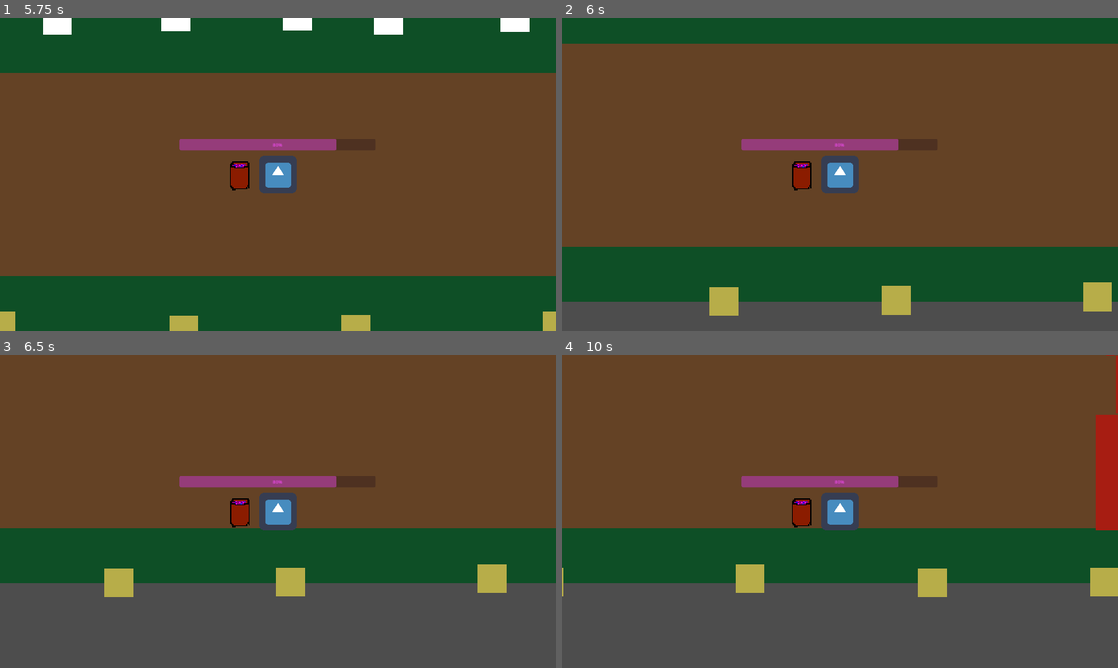
Above: before the commit, frames 1-4 (two rows, left to right).
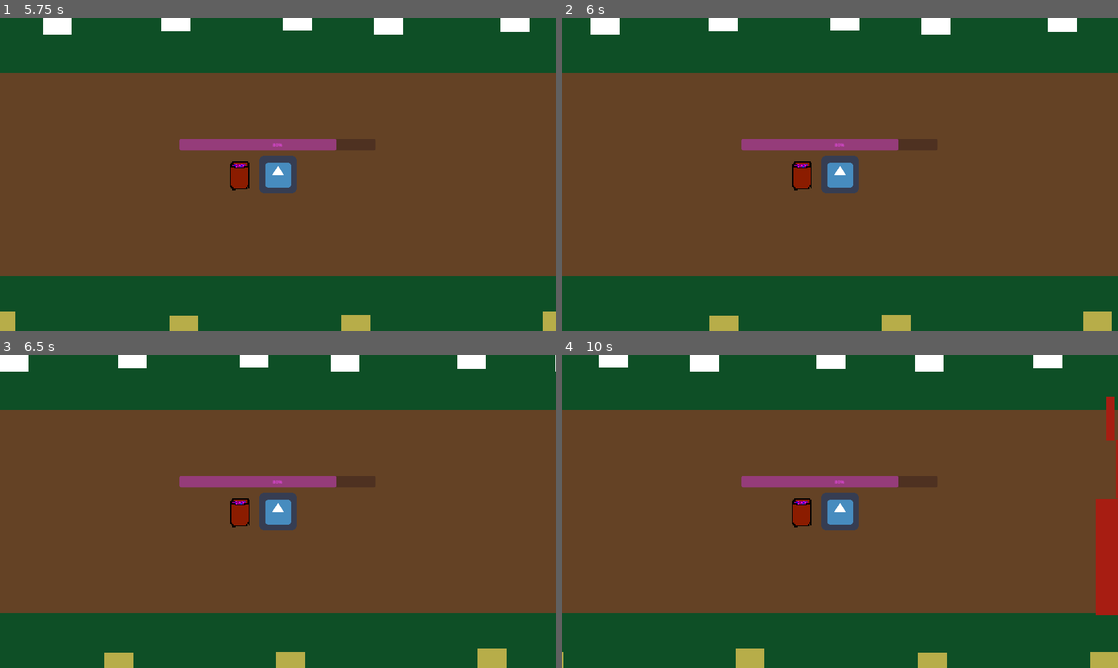
Above: after the commit, the same moments.

Repository: hsandt/ld53
Game: Godot game, scene res://scenes/main_menu_scene.tscn
The game is run twice, just before and just after one commit, with the same random seed, the same clock (stepped at 60 frames per second) and the same inputs. The engine's default icon, where the game draws it, is replaced by a stand-in: a white triangle on a blue panel in a dark square.
Inputs (mouse positions are in pixels of both pictures, inside the frame that each line leads up to):
- Up to frame 1 (5.75 s): click "Start" at 0.5 s; tap Enter (ui_accept) at 1.25, 1.52, 4.52 s; move the mouse to (400, 158) at 1.27 s; hold Right (ui_right) 1.28-2 s; click (400, 158) at 1.42 s; drag from (166, 190) to (255, 221) at 2.02 s; move the mouse to (333, 105) at 2.77 s; hold Right (ui_right) 2.78-3.5 s; drag from (250, 237) to (150, 80) at 3.52 s; move the mouse to (444, 221) at 4.27 s; hold Left (ui_left) 4.28-5 s; drag from (111, 127) to (72, 277) at 5.02 s
- Up to frame 2 (6 s): move the mouse to (867, 174) at 5.77 s; hold S (down) from 5.78 s (still down); click (867, 174) at 5.92 s
- Up to frame 3 (6.5 s): keep holding S (down)
- Up to frame 4 (10 s): release S (down) at 6.5 s; drag from (756, 433) to (728, 527) at 6.52 s; move the mouse to (962, 495) at 7.27 s; hold W (up) 7.28-8 s; tap Enter (ui_accept) at 7.52 s; drag from (728, 527) to (812, 574) at 8.02 s; move the mouse to (895, 442) at 8.77 s; hold S (down) 8.78-9.5 s; drag from (812, 574) to (673, 464) at 9.52 s

Frame 1 is identical in both runs. In frame 2, 30% of the frame differs, in the area x 0-100%, y 0-100%; in frame 3, 62%; in frame 4, 63%.
Error after the commit: Invalid call. Nonexistent function 'get_sttribute' in base 'Node (Buffs.gd)'. (res://scenes/player.gd:41)

Commit message:
updated buffs structure and added steering buffset

Diff:
--- a/data/buffs/buff_speed_up.tres
+++ /dev/null
@@ -1,12 +0,0 @@
-[gd_resource type="Resource" script_class="Buff" load_steps=2 format=3 uid="uid://jspb7btxv152"]
-
-[ext_resource type="Script" path="res://scripts/buffs/buff.gd" id="1_ja2v6"]
-
-[resource]
-script = ExtResource("1_ja2v6")
-attribute = "speed"
-effect = "multiplier"
-value = 2.0
-probability = 0.5
-duration = 5.0
-chain = []
--- /dev/null
+++ b/data/buffs/steering.tres
@@ -0,0 +1,32 @@
+[gd_resource type="Resource" script_class="Buff" load_steps=4 format=3 uid="uid://b08wq3why3q7e"]
+
+[ext_resource type="Script" path="res://scripts/buffs/buff.gd" id="1_eyiv6"]
+
+[sub_resource type="Resource" id="Resource_s2te1"]
+script = ExtResource("1_eyiv6")
+description = "Teleport TODO"
+attribute = "steer_speed"
+effect = "multiply"
+value = 2.0
+probability = 1.0
+duration = 5.0
+
+[sub_resource type="Resource" id="Resource_54gr4"]
+script = ExtResource("1_eyiv6")
+description = "Input inverted."
+attribute = "steer_speed"
+effect = "multiply"
+value = -1.0
+probability = 1.0
+duration = 5.0
+
+[resource]
+script = ExtResource("1_eyiv6")
+description = "Vertial speed *0.5"
+attribute = "steer_speed"
+effect = "multiply"
+value = 0.5
+probability = 1.0
+duration = 5.0
+worsen = SubResource("Resource_54gr4")
+lucky = SubResource("Resource_s2te1")
--- a/prefabs/ingame/player_character_body_2d.tscn
+++ b/prefabs/ingame/player_character_body_2d.tscn
@@ -8,6 +8,7 @@
 [ext_resource type="Script" path="res://scripts/cargo.gd" id="6_dru5e"]
 [ext_resource type="Script" path="res://scripts/powder/powder.gd" id="6_vdi8d"]
 [ext_resource type="Texture2D" uid="uid://b3xi3ohlwe8f4" path="res://sprites/keg.png" id="8_5dtp0"]
+[ext_resource type="Resource" uid="uid://b08wq3why3q7e" path="res://data/buffs/steering.tres" id="8_ixoul"]
 
 [sub_resource type="RectangleShape2D" id="RectangleShape2D_6va3q"]
 size = Vector2(121, 124)
@@ -50,6 +51,7 @@
 [node name="powder_1" type="Node2D" parent="cargo"]
 position = Vector2(-130, 7)
 script = ExtResource("6_vdi8d")
+buff = ExtResource("8_ixoul")
 
 [node name="Sprite2D" type="Sprite2D" parent="cargo/powder_1"]
 texture_filter = 1
--- a/scenes/player.gd
+++ b/scenes/player.gd
@@ -38,6 +38,6 @@
 	position.x+=$Buffs.get_attribute("speed",current_speed)*delta
 
 	if (position.y<half_extent_y) and Input.is_action_pressed("down"):
-		position.y+=steer_speed*delta
+		position.y+=$Buffs.get_sttribute("steer_speed",steer_speed)*delta
 	if (position.y>-half_extent_y) and Input.is_action_pressed("up"):
-		position.y-=steer_speed*delta
+		position.y-=$Buffs.get_sttribute("steer_speed",steer_speed)*delta
--- a/scripts/buffs/Buffs.gd
+++ b/scripts/buffs/Buffs.gd
@@ -1,12 +1,10 @@
 extends Node
-
 
 #currently active
 var buff_stack = []
 
 func _ready ():
 	pass
-
 
 func get_attribute(name,baseline):
 	for buff in buff_stack:
--- a/scripts/buffs/buff.gd
+++ b/scripts/buffs/buff.gd
@@ -1,12 +1,17 @@
 class_name Buff
 extends Resource
 
+@export var description: String
 @export var attribute: String
+#effect in terms of math on number
 @export var effect: String
+##value in terms af attribute change
 @export var value: float
 ## chance of being triggered
 @export_range(0.0, 1.0) var probability: float
 ## in seconds
 @export var duration: float
-## index of other buffs this object deals with
-@export var chain: Array
+## the bad possibility on spark
+@export var worsen: Buff
+## the good possibility on spark
+@export var lucky: Buff
Not shown, added: data/buffs/buffs.tsv
Not shown, added: data/buffs/debuffs.tsv
Not shown: 1 places in prefabs/ingame/player_character_body_2d.tscn that only renumber resources
